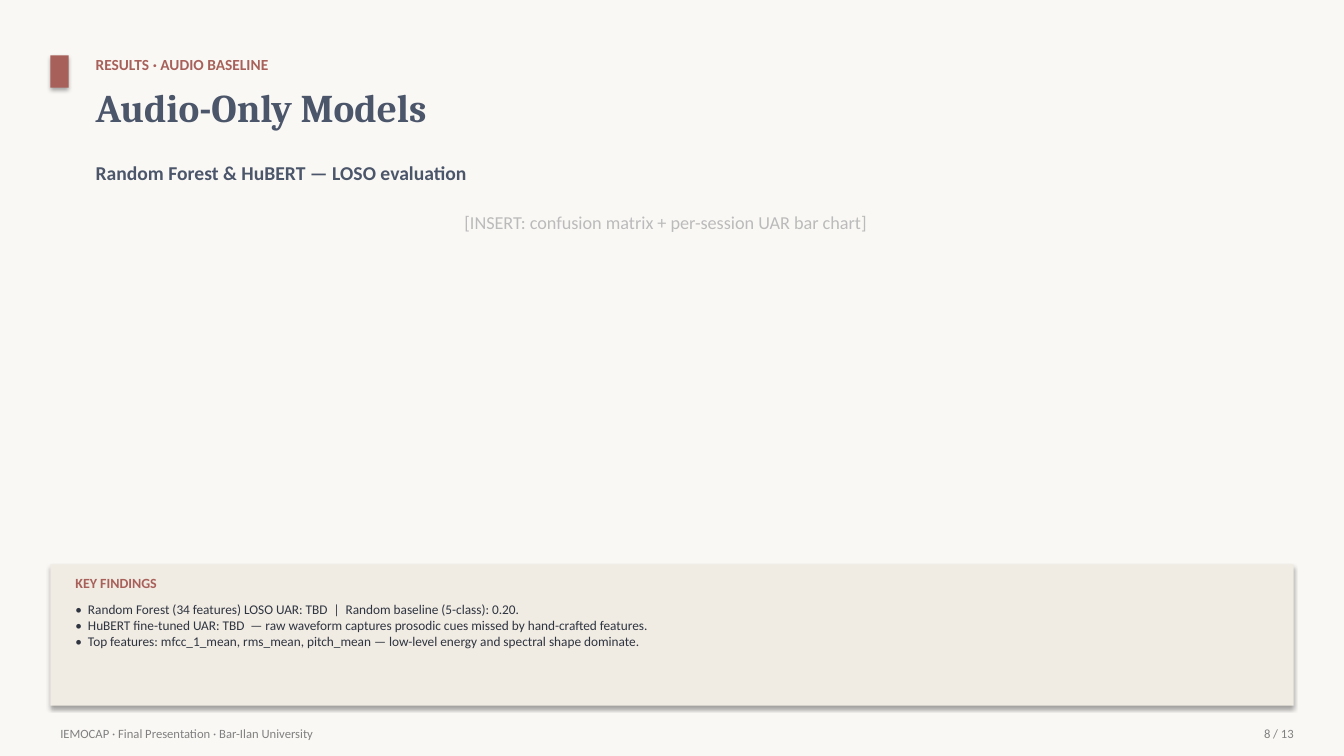
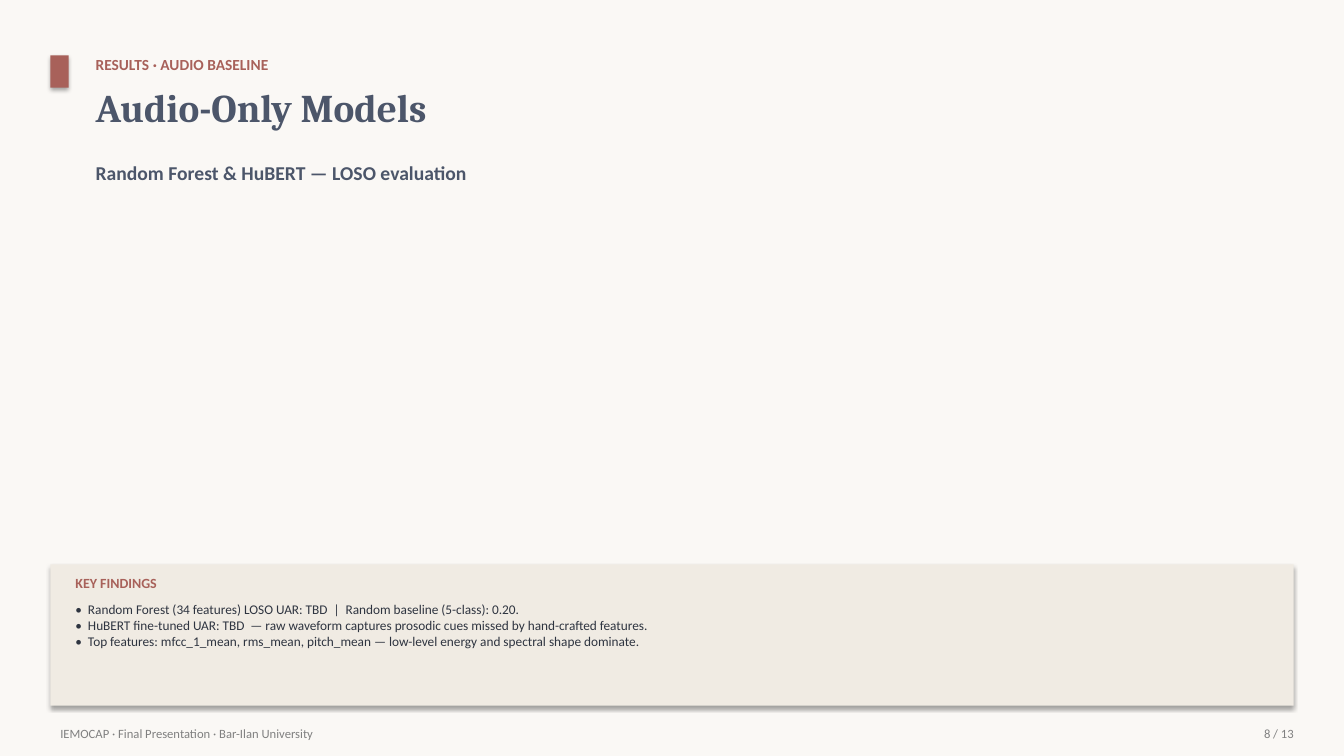
Before and after one commit to ronenhr/IEMOCAP-project, a slide deck: slide 8 of reports/Final_Presentation_Skeleton.pptx. Drawn at 1344x756 pixels with LibreOffice and Linux fonts; fonts in the diff are those of the drawing. Boxes give left, top, right and bottom in pixels: in the first picture for what was removed or moved away, otherwise in the second. Text is boxed around its words. In the diff, an @@ line names an element or a change of style, - is before the commit and + after.

```diff
--- a/reports/Final_Presentation_Skeleton.pptx
+++ b/reports/Final_Presentation_Skeleton.pptx
@@ text removed at (x1=464, y1=216, x2=867, y2=232) @@
-[INSERT: confusion matrix + per-session UAR bar chart]
```
Also in this commit, not shown: 5 other slides changed.
